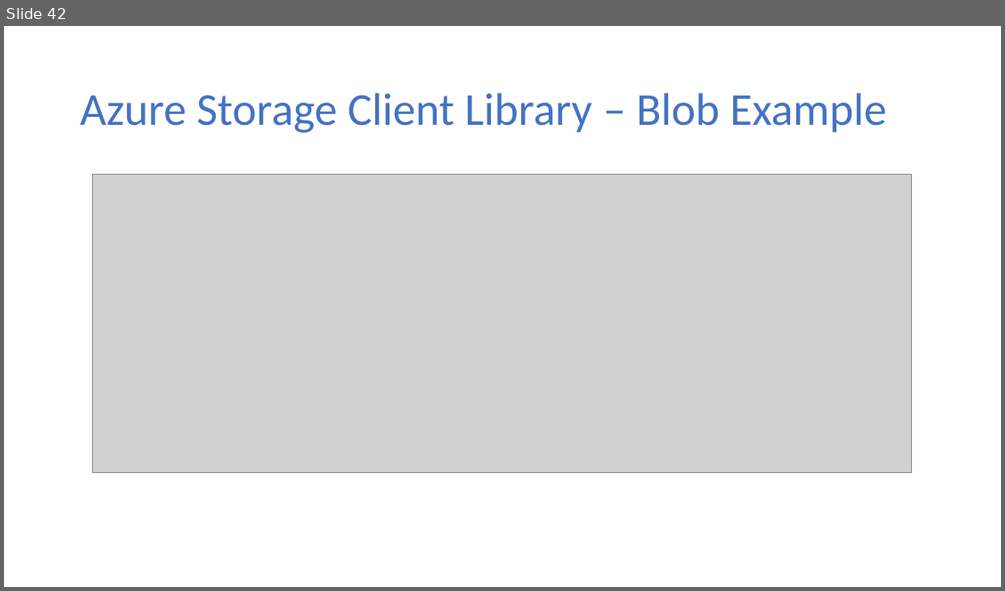
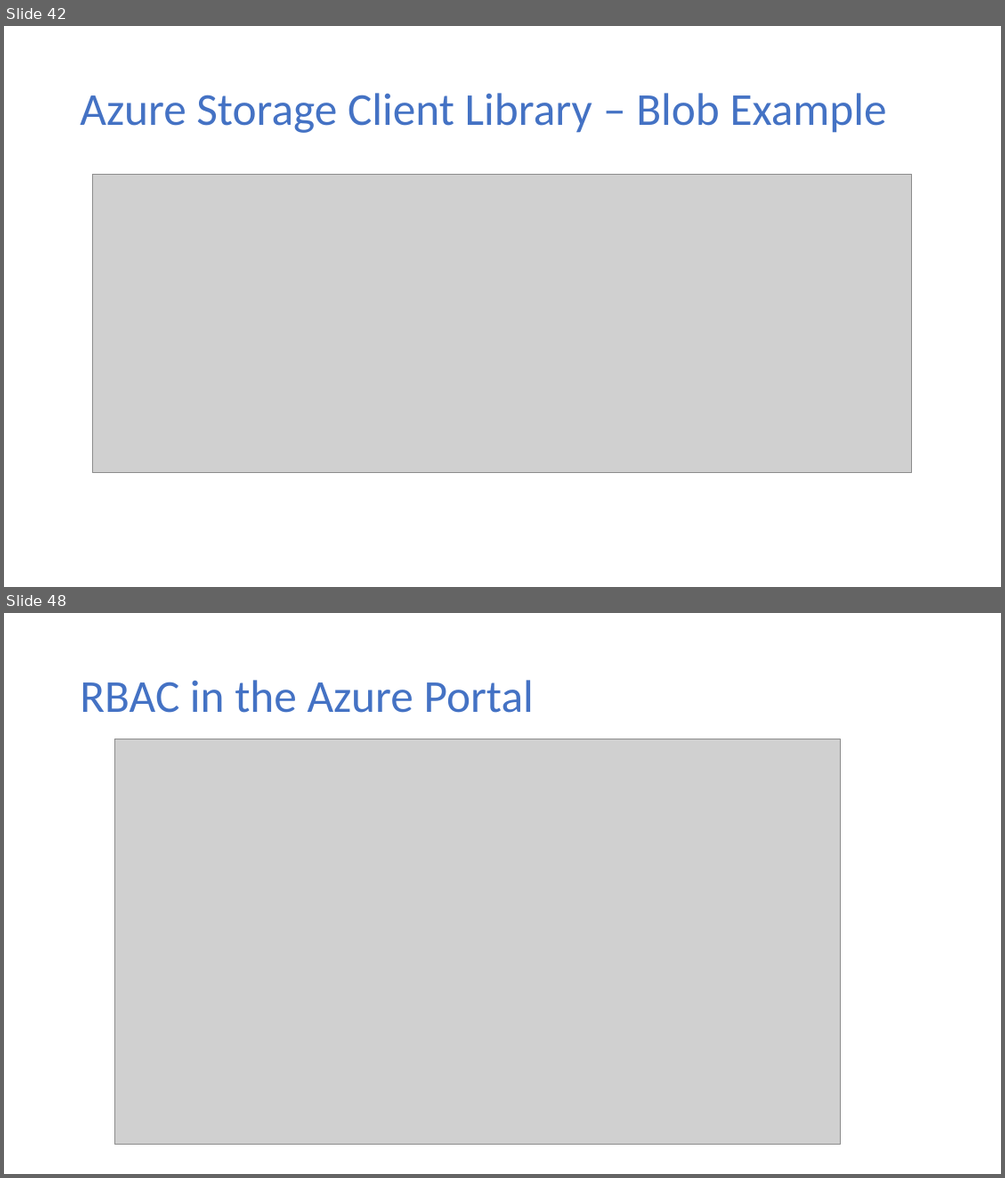
Before and after one commit to dstolts/70-534, a slide deck: Presentations/70-534-Combined-SecuritySlides.pptx. Shown one above the other, each under a label of ours: slide 42 before the commit, slides 42 and 48 after it; the slides between them are not shown. The pictures are 1005x591 and 1005x1178 pixels, drawn with LibreOffice and Linux fonts; fonts in the diff are those of the drawing; grey boxes stand for pictures. Boxes give left, top, right and bottom in pixels: in the first picture for what was removed or moved away, otherwise in the second. Text is boxed around its words. In the diff, an @@ line names an element or a change of style, - is before the commit and + after.

Commit message:
RBAC

```diff
--- a/Presentations/70-534-Combined-SecuritySlides.pptx
+++ b/Presentations/70-534-Combined-SecuritySlides.pptx
@@ slide 48 added at [4,613,1001,1174], background #FFFFFF @@
@@ title added at [80,680,534,713], 44 pt, text #4472C4 @@
+RBAC in the Azure Portal
@@ picture added at [114,738,840,1144] @@
```
Also in this commit, not shown: 5 other slides added.
